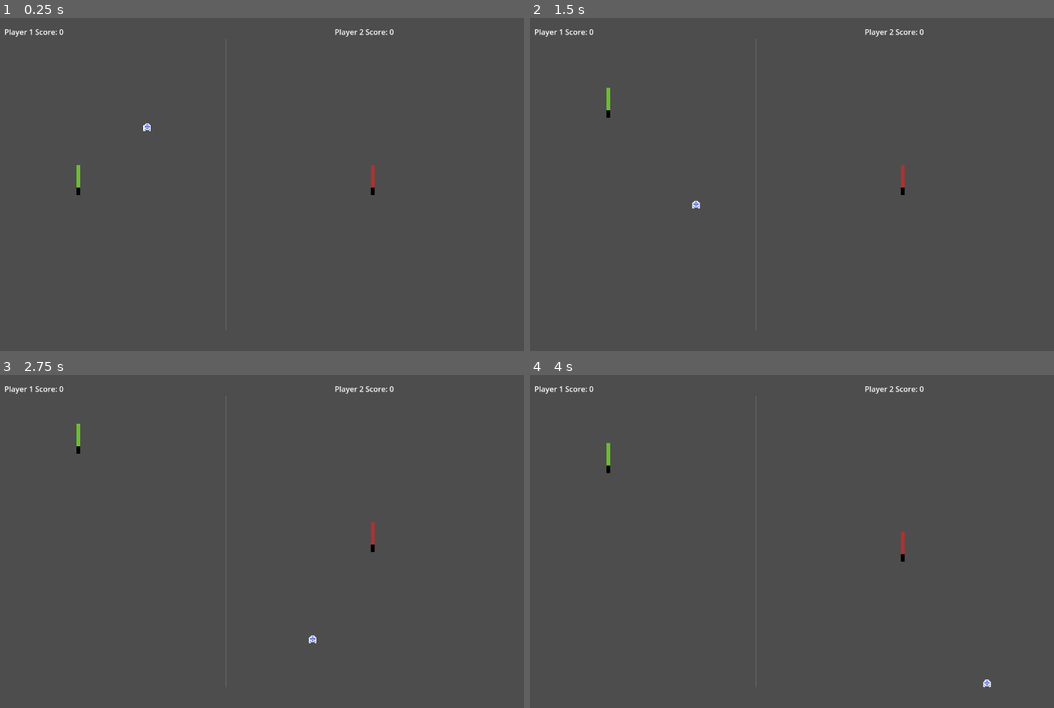
Above: before the commit, frames 1-4 (two rows, left to right).
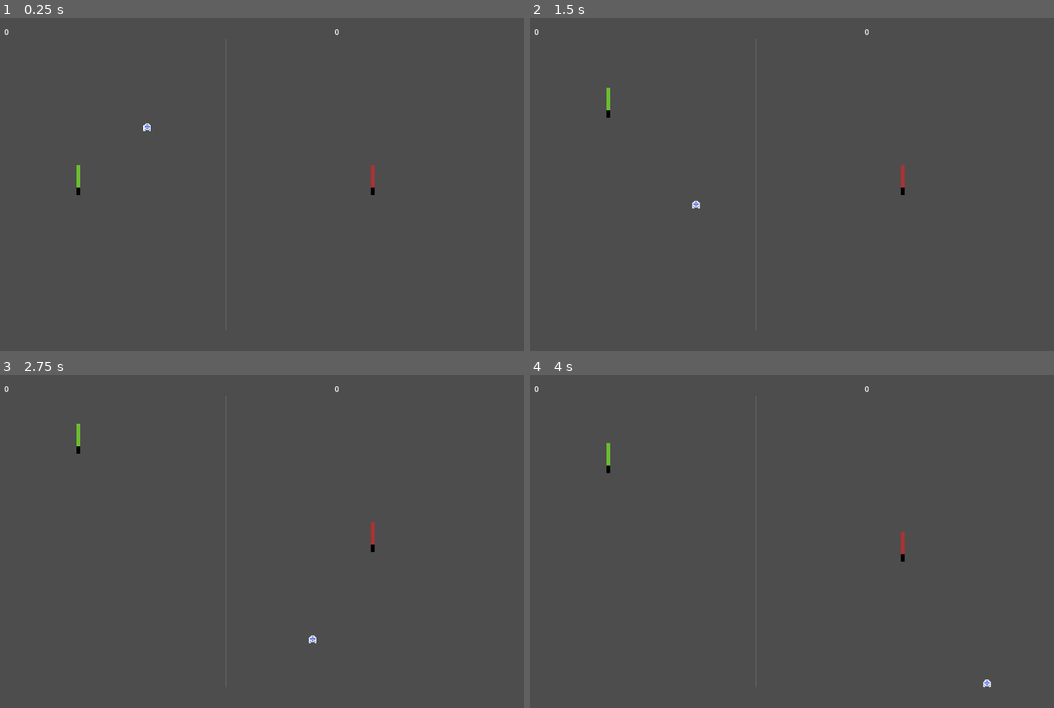
Above: after the commit, the same moments.

Repository: jordonbigelow/Pixel-Art-Pong
Game: Godot game, scene res://scenes/game_scene.tscn
Same seed, same stepped clock (60 frames per second), same inputs: the game is played once before the commit and once after it. The project has no main scene, so this scene is started directly.
Inputs (mouse positions are in pixels of both pictures, inside the frame that each line leads up to):
- Up to frame 1 (0.25 s): no input
- Up to frame 2 (1.5 s): tap Enter at 0.5 s; move the mouse to (891, 171) at 0.52 s; hold W (p1_move_up) 0.53-1.28 s; tap K (p2_move_down) at 0.6 s; click (891, 171) at 0.67 s; move the mouse to (640, 204) at 1.27 s; hold S (p1_move_down) from 1.28 s (still down); tap I (p2_move_up) at 1.35 s
- Up to frame 3 (2.75 s): move the mouse to (288, 468) at 2.02 s; release S (p1_move_down) at 2.03 s; hold W (p1_move_up) from 2.03 s (still down); tap Enter at 2.1 s
- Up to frame 4 (4 s): tap Space at 2.75 s; move the mouse to (729, 611) at 2.77 s; tap F at 2.85 s; click (729, 611) at 2.92 s; tap Enter at 3.5 s; move the mouse to (938, 594) at 3.52 s; release W (p1_move_up) at 3.53 s; hold S (p1_move_down) from 3.53 s (still down); tap K (p2_move_down) at 3.6 s

The runs differ from the first frame. In frame 1, 0.2% of the frame differs, in the area x 0-76%, y 3-6%; in frame 2, 0.2%; in frame 3, 0.2%; in frame 4, 0.2%.

Commit message:
refactored code for loading the player scores, changed it to just show the number

Diff:
--- a/scripts/game_scene.gd
+++ b/scripts/game_scene.gd
@@ -2,17 +2,18 @@
 
 @onready var player_1_paddle: Sprite2D = $"Player 1 Paddle".get_child(0)
 @onready var player_2_paddle: Sprite2D = $"Player 2 Paddle".get_child(0)
-
+@onready var player_1_score: Label = $"Player 1 Score"
+@onready var player_2_score: Label = $"Player 2 Score"
 
 # Called when the node enters the scene tree for the first time.
 func _ready() -> void:
 	player_1_paddle.texture = load("res://assets/lightsaber_jedi_side.png")
 	player_2_paddle.texture = load("res://assets/lightsaber_dark_side.png")
-	$"Player 1 Score".text = "Player 1 Score: " + str(Globals.player_1_score)
-	$"Player 2 Score".text = "Player 2 Score: " + str(Globals.player_2_score)
+	player_1_score.text = str(Globals.player_1_score)
+	player_2_score.text = str(Globals.player_2_score)
 
 
 # Called every frame. 'delta' is the elapsed time since the previous frame.
 func _process(_delta: float) -> void:
-	$"Player 1 Score".text = "Player 1 Score: " + str(Globals.player_1_score)
-	$"Player 2 Score".text = "Player 2 Score: " + str(Globals.player_2_score)
+	player_1_score.text = str(Globals.player_1_score)
+	player_2_score.text = str(Globals.player_2_score)
